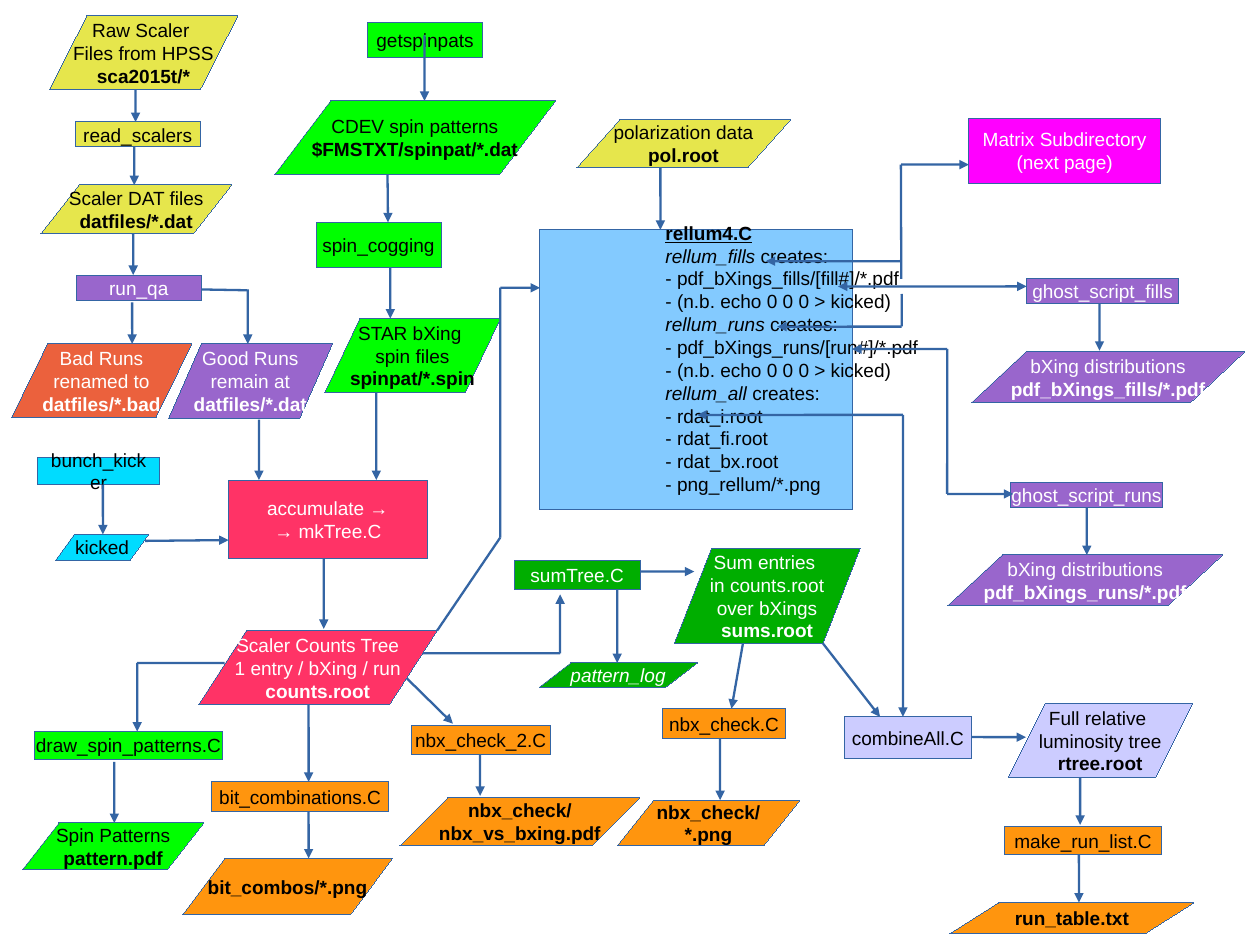
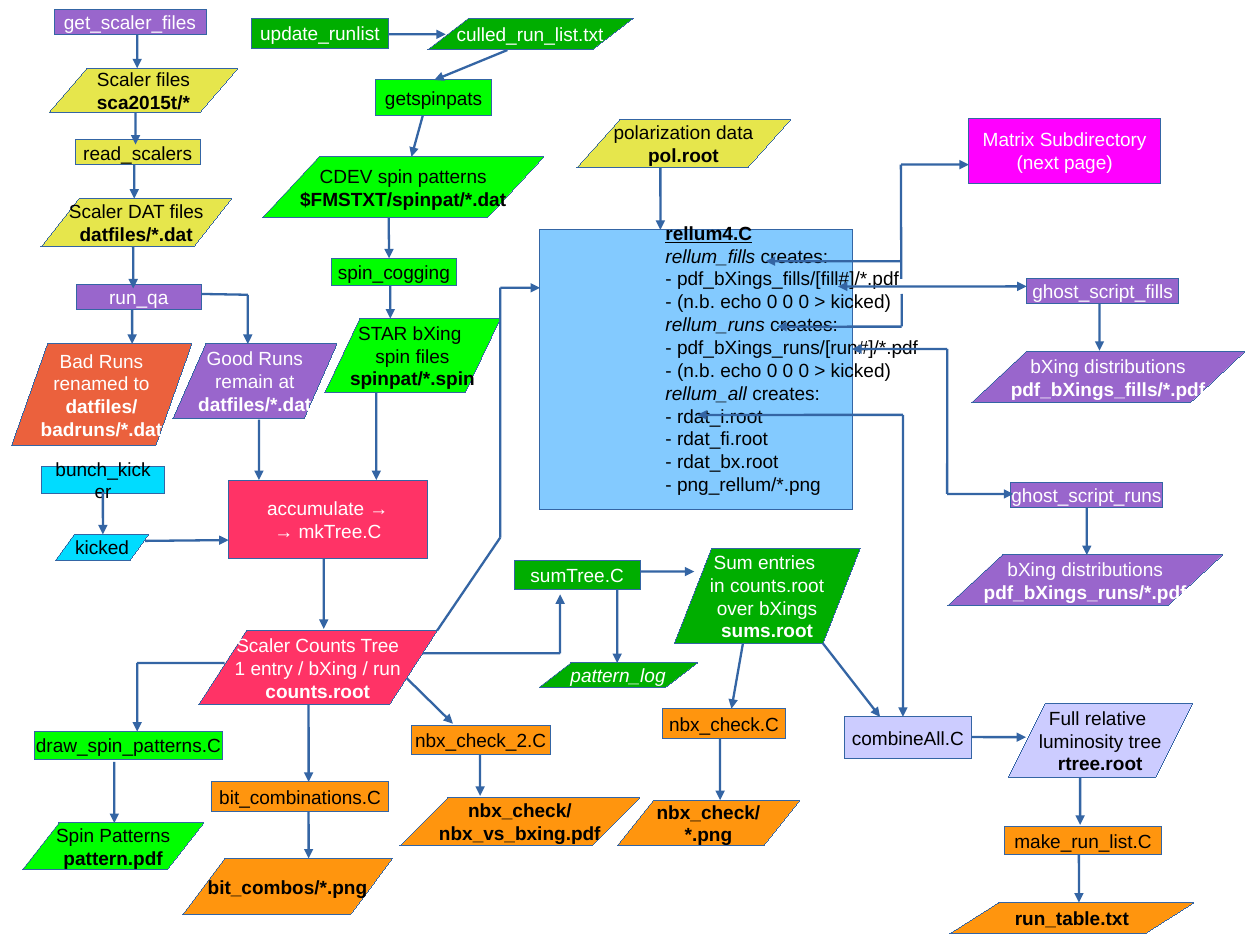
Before and after one commit to c-dilks/scalers15t, a slide deck: slide 1 of doc_diagram.odp. Drawn at 1260x945 pixels with LibreOffice and Linux fonts; fonts in the diff are those of the drawing. Boxes give left, top, right and bottom in pixels: in the first picture for what was removed or moved away, otherwise in the second. Text is boxed around its words. In the diff, an @@ line names an element or a change of style, - is before the commit and + after.

```diff
--- a/doc_diagram.odp
+++ b/doc_diagram.odp
@@ rectangle added at (54, 9, 206, 34), fill #9966CC, outline #3465A4 0 pt, 12 pt, text #FFFFFF @@
+get_scaler_files
@@ rectangle added at (252, 18, 389, 48), fill #00AE00, outline #3465A4 0 pt, 12 pt, text #FFFFFF @@
+update_runlist
@@ flow chart input output added at (428, 18, 633, 50), fill #00AE00, outline #3465A4 0 pt, 12 pt, text #FFFFFF @@
+culled_run_list.txt
@@ arrow added from (137, 34) to (137, 69), #3465A4 1.45 pt @@
@@ arrow added from (389, 34) to (446, 34), #3465A4 1.45 pt @@
@@ arrow added from (508, 50) to (434, 80), #3465A4 1.45 pt @@
@@ flow chart input output "Scaler files": place and size @@
-flow chart input output "Scaler files" at (49, 16, 238, 90)
+flow chart input output "Scaler files" at (49, 69, 238, 112)
@@ text in flow chart input output at (97, 72, 190, 86): text changed @@
-Raw Scaler
-Files from HPSS
+Scaler files
@@ rectangle "getspinpats": place and size @@
-rectangle "getspinpats" at (367, 22, 483, 57)
+rectangle "getspinpats" at (376, 80, 492, 115)
@@ arrow moved from (136, 89) - (136, 122) to (136, 112) - (136, 144) @@
@@ arrow moved from (424, 35) - (424, 101) to (423, 115) - (412, 157) @@
@@ arrow moved from (134, 147) - (134, 185) to (134, 165) - (134, 199) @@
@@ flow chart input output "CDEV spin patterns": place and size @@
-flow chart input output "CDEV spin patterns" at (274, 101, 556, 175)
+flow chart input output "CDEV spin patterns" at (263, 157, 544, 217)
@@ arrow moved from (388, 175) - (388, 222) to (389, 217) - (389, 258) @@
@@ 1 flow chart input output, 1 rectangle, 1 arrow: place and size @@
-1 flow chart input output, 1 rectangle, 1 arrow at (41, 122, 232, 276)
+1 flow chart input output, 1 rectangle, 1 arrow at (41, 139, 232, 288)
@@ rectangle "spin_cogging": place and size @@
-rectangle "spin_cogging" at (316, 222, 440, 268)
+rectangle "spin_cogging" at (332, 258, 456, 286)
@@ rectangle "run_qa": place and size @@
-rectangle "run_qa" at (77, 276, 202, 301)
+rectangle "run_qa" at (77, 285, 202, 310)
@@ line moved from (201, 289) - (247, 290) to (201, 294) - (248, 295) @@
@@ arrow moved from (248, 289) - (248, 344) to (248, 295) - (248, 344) @@
@@ arrow moved from (390, 268) - (390, 319) to (390, 286) - (390, 319) @@
@@ arrow moved from (133, 302) - (133, 344) to (133, 310) - (133, 344) @@
@@ flow chart input output "Bad Runs": place and size @@
-flow chart input output "Bad Runs" at (11, 344, 192, 418)
+flow chart input output "Bad Runs" at (11, 344, 192, 446)
@@ flow chart input output "Good Runs": place and size @@
-flow chart input output "Good Runs" at (168, 344, 332, 418)
+flow chart input output "Good Runs" at (173, 344, 336, 418)
@@ text in flow chart input output at (41, 399, 162, 440): text changed @@
-datfiles/*.bad
+datfiles/
+badruns/*.dat
@@ rectangle "bunch_kicker": place and size @@
-rectangle "bunch_kicker" at (38, 457, 160, 485)
+rectangle "bunch_kicker" at (42, 466, 165, 494)
@@ arrow moved from (103, 485) - (103, 535) to (103, 492) - (103, 535) @@
```
Also in this commit, not shown: 6 other files.
